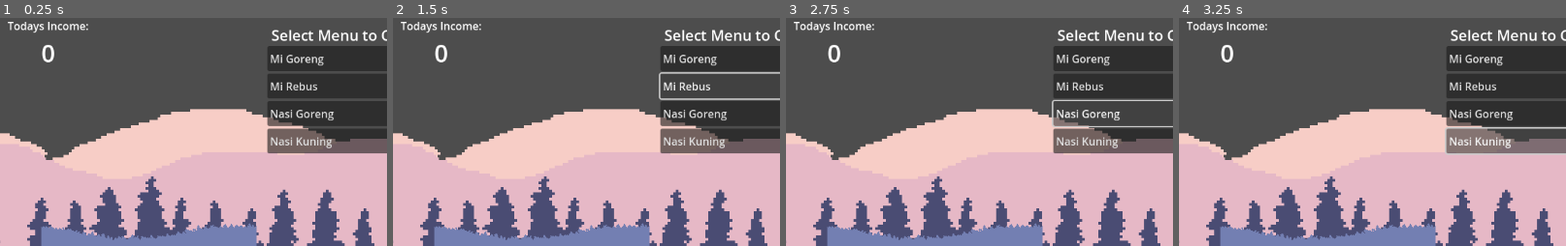
Above: before the commit, frames 1-4 (left to right).
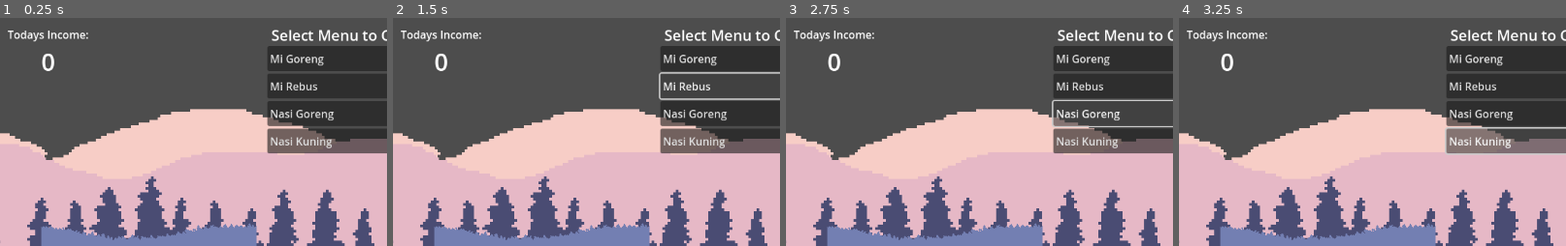
Above: after the commit, the same moments.

Repository: RafliNST/rush-cooker
Game: Godot game, scene res://scenes/main_scene.tscn
Two runs of this game, one before a commit and one after it. Both use one fixed random seed, a clock stepped at 60 frames per second and the inputs below. The engine's default icon, where the game draws it, is replaced by a stand-in: a white triangle on a blue panel in a dark square. Sound files missing from this copy of the repository are replaced by a short silence.
Inputs:
- Up to frame 1 (0.25 s): no input
- Up to frame 2 (1.5 s): click "Mi Goreng" at 0.5 s; click "Mi Rebus" at 1.25 s
- Up to frame 3 (2.75 s): click "Nasi Goreng" at 2 s
- Up to frame 4 (3.25 s): click "Nasi Kuning" at 2.75 s
The pictures show only the part of the screen within x 44-94%, y 0-50%; the shares and areas given below are measured in that part.

The runs differ from the first frame. In frame 1, 1.1% of the frame differs, in the area x 2-23%, y 1-24%; in frame 2, 1.1%; in frame 3, 1.1%; in frame 4, 1.1%.

Commit message:
implement menu scoring

Diff:
--- a/scenes/main_scene.tscn
+++ b/scenes/main_scene.tscn
@@ -76,9 +76,10 @@
 anchors_preset = 5
 anchor_left = 0.5
 anchor_right = 0.5
-offset_left = -20.0
-offset_right = 20.0
-offset_bottom = 40.0
+offset_left = -60.5
+offset_top = 13.0
+offset_right = 60.5
+offset_bottom = 90.0
 grow_horizontal = 2
 
 [node name="IncomeLabel" type="Label" parent="ScoreLayer/ScoreControl/IncomeBox"]
--- a/scripts/Customer/customer.gd
+++ b/scripts/Customer/customer.gd
@@ -47,7 +47,8 @@
 		receive_order()
 
 func receive_order() -> void:
-	if not PlayerTenant.Instance.is_menu_ready:
+	if not Conductor.Instance.menu_complete or \
+		order_state == ORDER_STATE.RETURN:
 		return
 
 	if Conductor.Instance.current_menu == menu:
--- a/scripts/conductor.gd
+++ b/scripts/conductor.gd
@@ -5,7 +5,7 @@
 signal track_changed(menu: Menu)
 signal music_beat(beat_number: int)
 
-signal menu_complete(menu: ReadyMenu)
+signal menu_complete(menu: Menu)
 var is_completed := false
 
 static var Instance: Conductor
@@ -66,8 +66,5 @@
 		music_beat.emit(beat_number)
 	else:
 		is_completed = true
-		menu_complete.emit(ReadyMenu.ReadyMenu(current_menu,
-			ScoreManager.Instance.current_score \
-				if ScoreManager.Instance != null\
-				else 0))
+		menu_complete.emit(current_menu)
 	beat_number += 1
--- a/scripts/ingridient.gd
+++ b/scripts/ingridient.gd
@@ -29,7 +29,7 @@
 				score_state = SCORE_STATE.BAD
 				on_destroy = true
 				destroy_timer.start()
-			elif process < .03:
+			elif process < .045:
 				score_state = SCORE_STATE.PERFECT
 			elif process < .05:
 				score_state = SCORE_STATE.GOOD
--- a/scripts/player_tenant.gd
+++ b/scripts/player_tenant.gd
@@ -5,7 +5,7 @@
 
 @onready var ready_menu_icon := $ReadyMenu/MenuIcon
 
-var is_menu_ready := false
+var menu_performane := 0.0
 
 func _enter_tree() -> void:
 	Instance = self
@@ -20,13 +20,13 @@
 
 	ready_menu_icon.hide()
 
-func dish_ready(ready_menu: ReadyMenu):
-	is_menu_ready = true
+func dish_ready(ready_menu: Menu):
 	ready_menu_icon.show()
 
-	ready_menu_icon.texture = ready_menu.menu.icon
+	menu_performane = ScoreManager.Instance.current_score / \
+		float((ready_menu.ingredients.size()-1) * Note.SCORE_STATE.PERFECT)
+
+	ready_menu_icon.texture = ready_menu.icon
 
 func track_changed(menu: Menu):
-	is_menu_ready = false
-
 	ready_menu_icon.hide()
--- a/scripts/score_control.gd
+++ b/scripts/score_control.gd
@@ -12,5 +12,9 @@
 	score_label.text = str(score)
 
 func order_complete(customer: Customer) -> void:
-	score += customer.menu.price
+	var menu_score = customer.menu.price * \
+		PlayerTenant.Instance.menu_performane
+	print("Menu Skor: " + str(menu_score))
+	print("Tenant: " + str(PlayerTenant.Instance.menu_performane))
+	score += menu_score
 	score_label.text = str(score)
--- a/scripts/score_manager.gd
+++ b/scripts/score_manager.gd
@@ -12,7 +12,12 @@
 func _exit_tree() -> void:
 	Instance = null
 
+func _ready() -> void:
+	Conductor.Instance.track_changed.connect(reset_score)
 
 func _on_beat_triggered(score: Note.SCORE_STATE) -> void:
 	current_score += score
 	print("Current Score: " + str(current_score))
+
+func reset_score(menu: Menu) -> void:
+	current_score = 0
